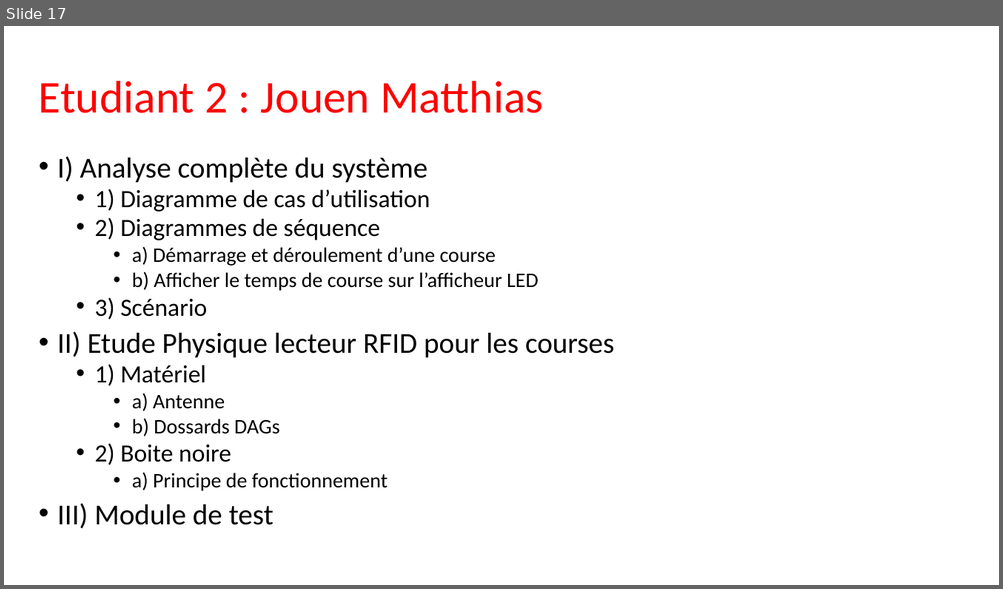
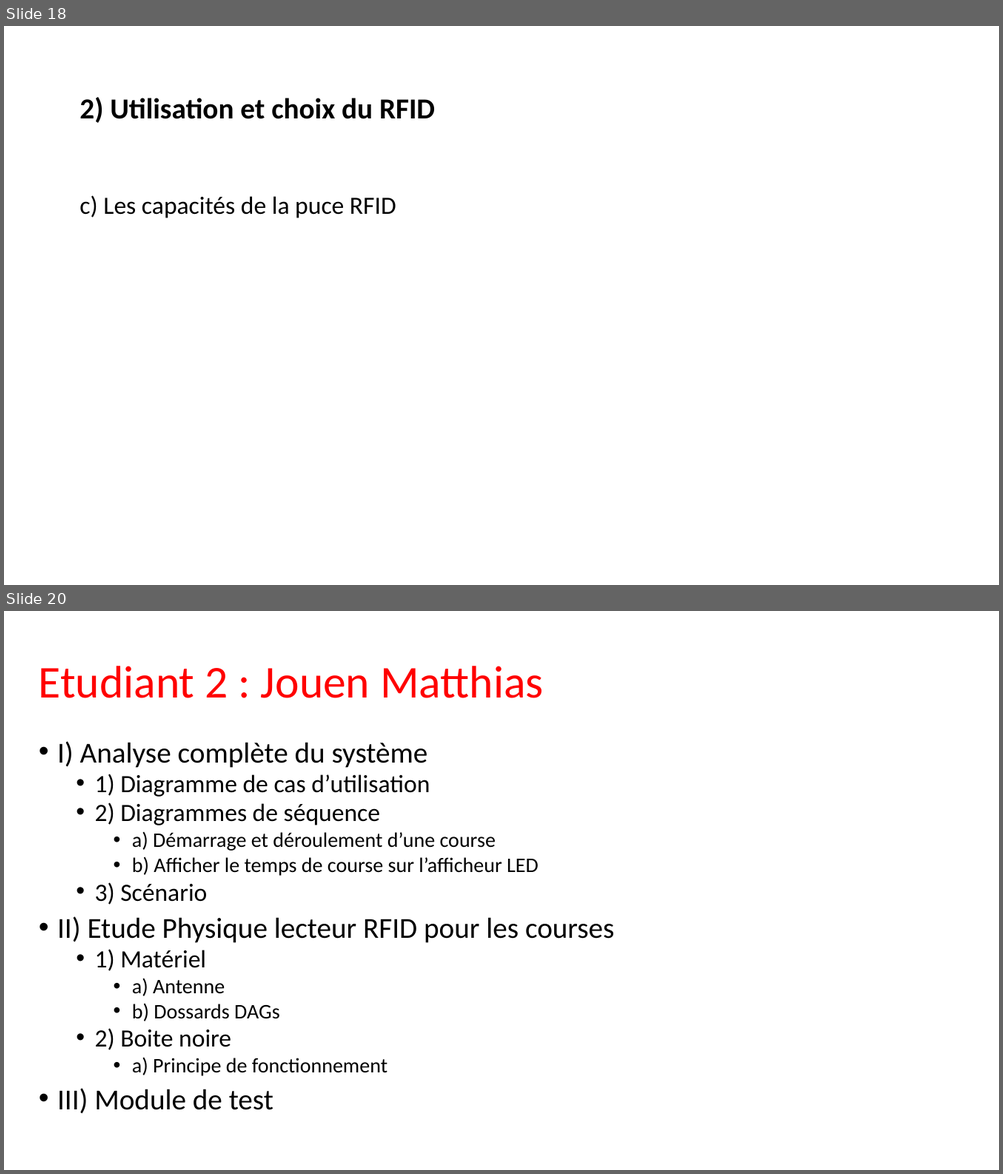
Before and after one commit to Maja2308/Projet_Cross, a slide deck: Diagrammes Communs/Presentation_Revue0.pptx. Shown one above the other, each under a label of ours: slide 17 before the commit, slides 18 and 20 after it; the slides between them are not shown. The pictures are 1003x589 and 1003x1174 pixels, drawn with LibreOffice and Linux fonts; fonts in the diff are those of the drawing. Boxes give left, top, right and bottom in pixels: in the first picture for what was removed or moved away, otherwise in the second. Text is boxed around its words. In the diff, an @@ line names an element or a change of style, - is before the commit and + after.

```diff
--- a/Diagrammes Communs/Presentation_Revue0.pptx
+++ b/Diagrammes Communs/Presentation_Revue0.pptx
@@ slide 18 added at bbox=[4, 26, 999, 585], background #FFFFFF @@
@@ title added at bbox=[79, 97, 435, 123], 28 pt, text #000000, bold @@
+  2) Utilisation et choix du RFID
@@ text added at bbox=[79, 195, 396, 218], 24 pt, text #000000 @@
+c) Les capacités de la puce RFID
@@ what was slide 17 is now slide 20 @@
```
Also in this commit, not shown: 2 slides changed, 2 other slides added, 1 other file.
